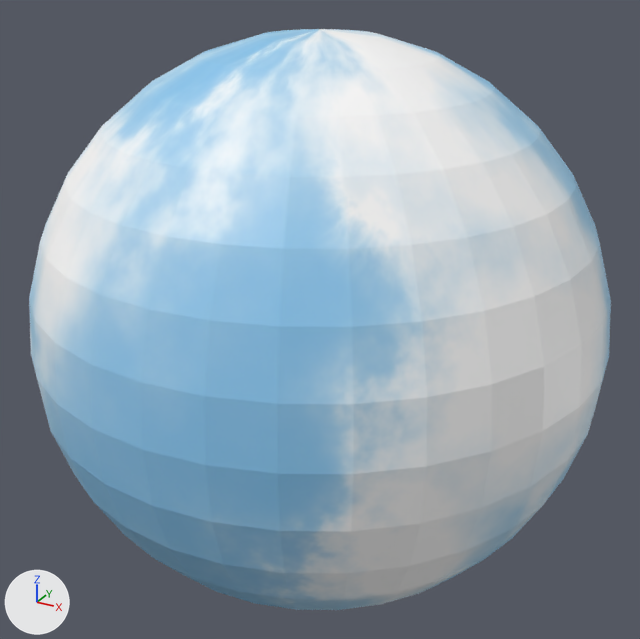
One commit to the glTF model stages/stage01.glb: the scene before it, then after it.
Rendered twice from a 50 mm camera at (354.0, -644.0, 322.0) aimed at (0.0, 0.0, 0.0). Lighting does not change. The marker at lower left points along +X, +Y and +Z. The older version comes first. Where no turn or scale is listed for an object, it has been applied to the vertices.
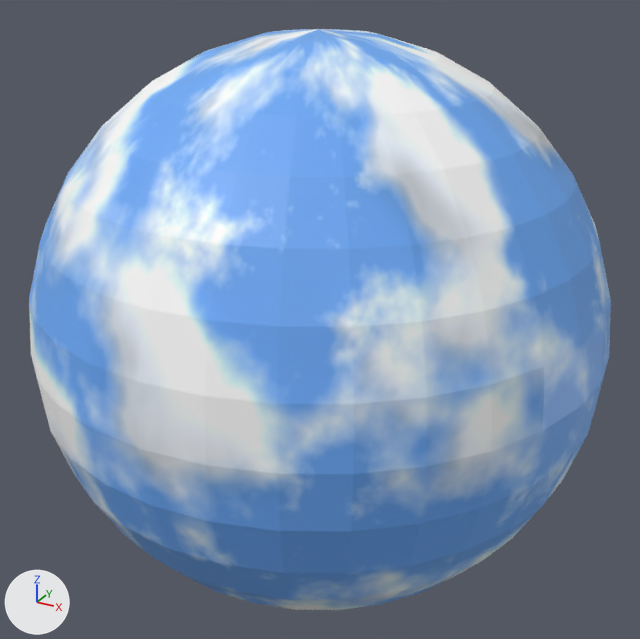
Pixel boxes [x1, y1, x2, y2] of what changed, in the pictures (640 x 639 px):
'Sphere', recoloured, turned
    both: [29, 29, 611, 610]

What changed in the scene script:
```text
Add img_puffy_sky_blue_03_1024x512:
    img_puffy_sky_blue_03_1024x512 = load_image('Puffy_Sky-Blue_03-1024x512', '_unpacked/Puffy_Sky-Blue_03-1024x512', 1024, 512, 'sRGB')
Add mat_skybox:
    mat_skybox = principled_material('Skybox')
    mat_skybox.texture = img_puffy_sky_blue_03_1024x512
Change me_sphere:
    where me_sphere.from_pydata(...)  # 482 vertices, 960 faces; spans x -50.0..50.0, y -50.0..50.0, z -50.0..50.0
    remove me_sphere.materials.append(mat_material_004)  # picture img_cloudy_sky_blue_02_1024x512
    add me_sphere.materials.append(mat_skybox)  # picture img_puffy_sky_blue_03_1024x512
Change ob_sphere:
    ob_sphere.rotation_euler: (0.0, 0.0, 0.0) -> (0.0, 0.0, 2.356)  # degrees (0, 0, 0) -> degrees (0, 0, 135)
```
